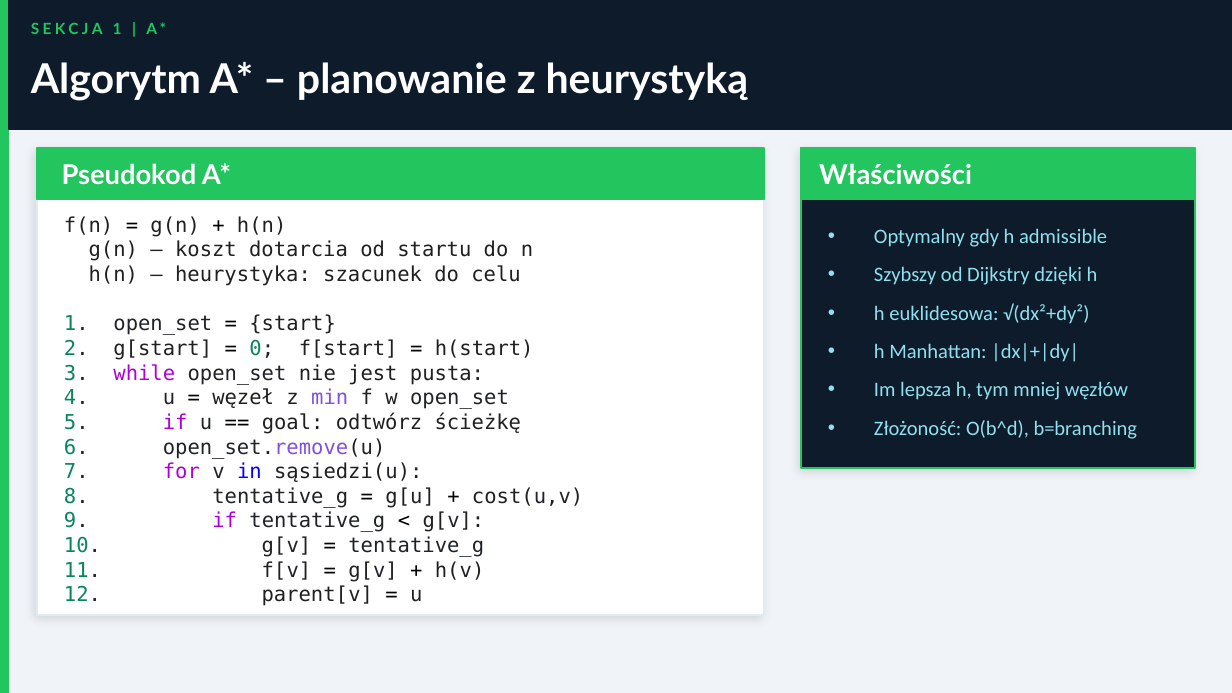
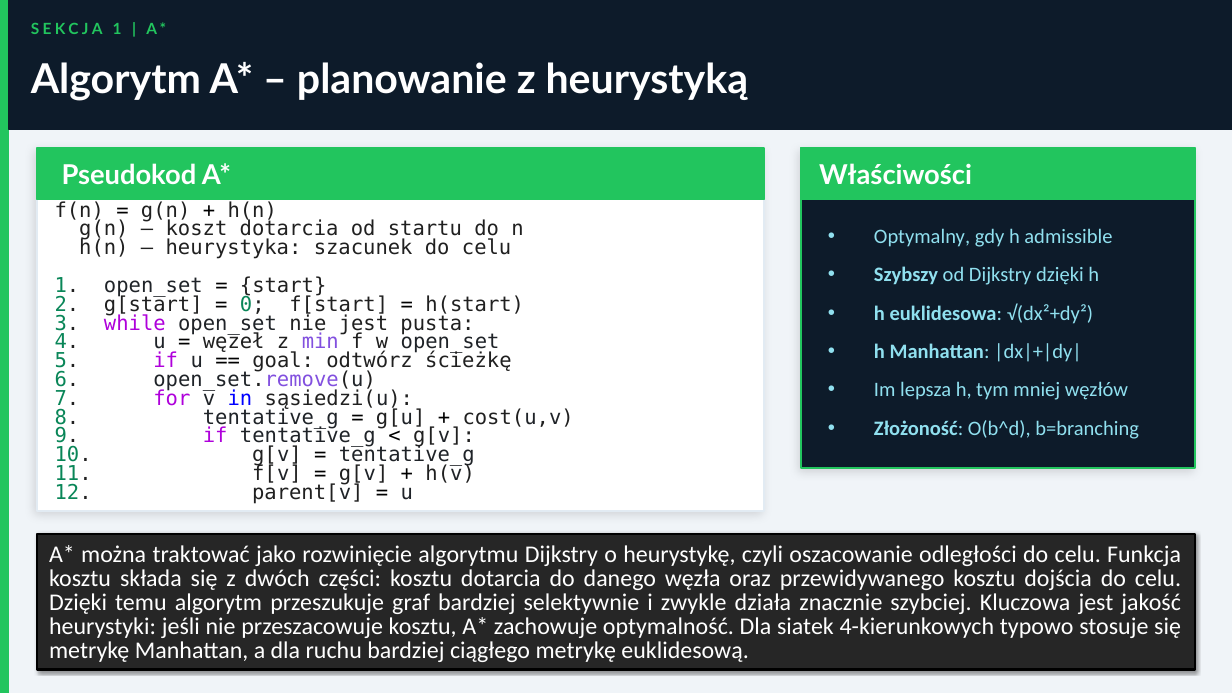
Before and after one commit to MatPomGit/MobileHub, a slide deck: slide 8 of zajecia/robo/robo_w3.pptx. Drawn at 1232x693 pixels with LibreOffice and Linux fonts; fonts in the diff are those of the drawing. Boxes give left, top, right and bottom in pixels: in the first picture for what was removed or moved away, otherwise in the second. Text is boxed around its words. In the diff, an @@ line names an element or a change of style, - is before the commit and + after.

```diff
--- a/zajecia/robo/robo_w3.pptx
+++ b/zajecia/robo/robo_w3.pptx
@@ rectangle: place and size @@
-rectangle at [37, 148, 764, 615]
+rectangle at [37, 148, 764, 511]
@@ text "f(n) = g(n) + h(n)" at [55, 201, 574, 504]: line spacing 1 to 11pt @@
@@ text at [874, 228, 1112, 247]: text changed @@
-• Optymalny gdy h admissible
+• Optymalny, gdy h admissible
@@ text at [874, 266, 1139, 439]: bold on in "Szybszy", "h euklidesowa:", "h Manhattan:", "Złożoność:" @@
@@ rectangle added at [37, 533, 1195, 669], fill #262626, outline #000000 1.5 pt, 14 pt, text #FFFFFF @@
+A* można traktować jako rozwinięcie algorytmu Dijkstry o heurystykę, czyli oszacowanie odległości do celu. Funkcja kosztu składa się z dwóch części: kosztu dotarcia do danego węzła oraz przewidywanego kosztu dojścia do celu. Dzięki temu algorytm przeszukuje graf bardziej selektywnie i zwykle działa znacznie szybciej. Kluczowa jest jakość heurystyki: jeśli nie przeszacowuje kosztu, A* zachowuje optymalność. Dla siatek 4-kierunkowych typowo stosuje się metrykę Manhattan, a dla ruchu bardziej ciągłego metrykę euklidesową.
```
Also in this commit, not shown: 23 other slides changed, 14 slides added, 4 slides removed, 3 other files.
